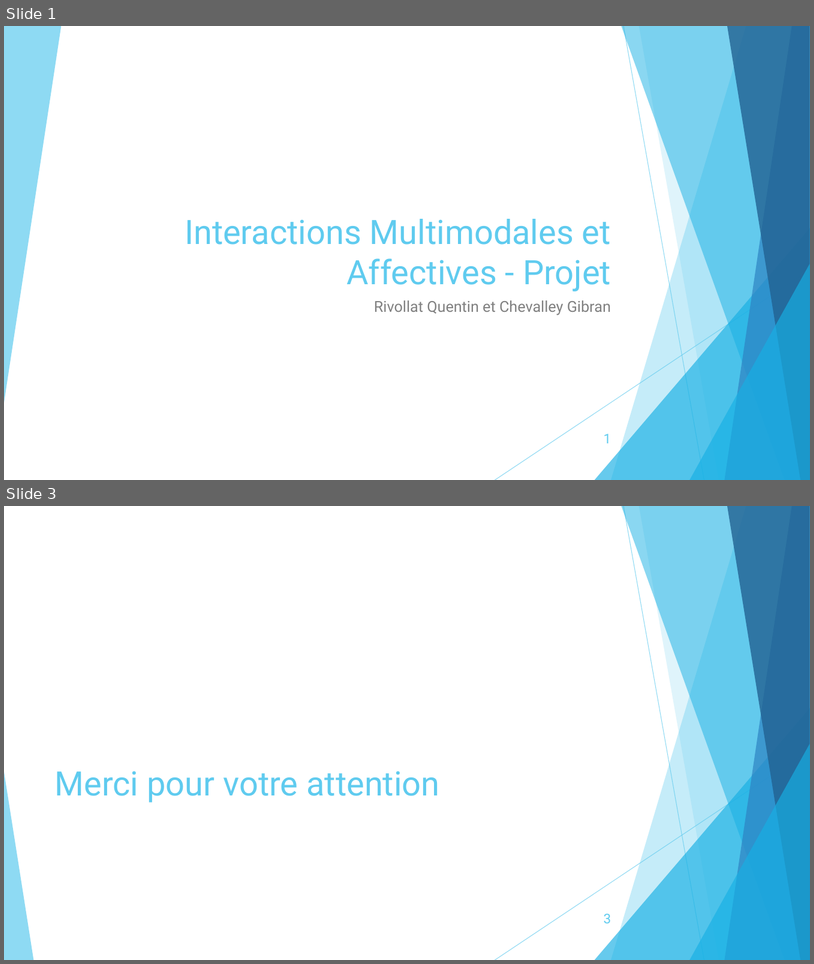
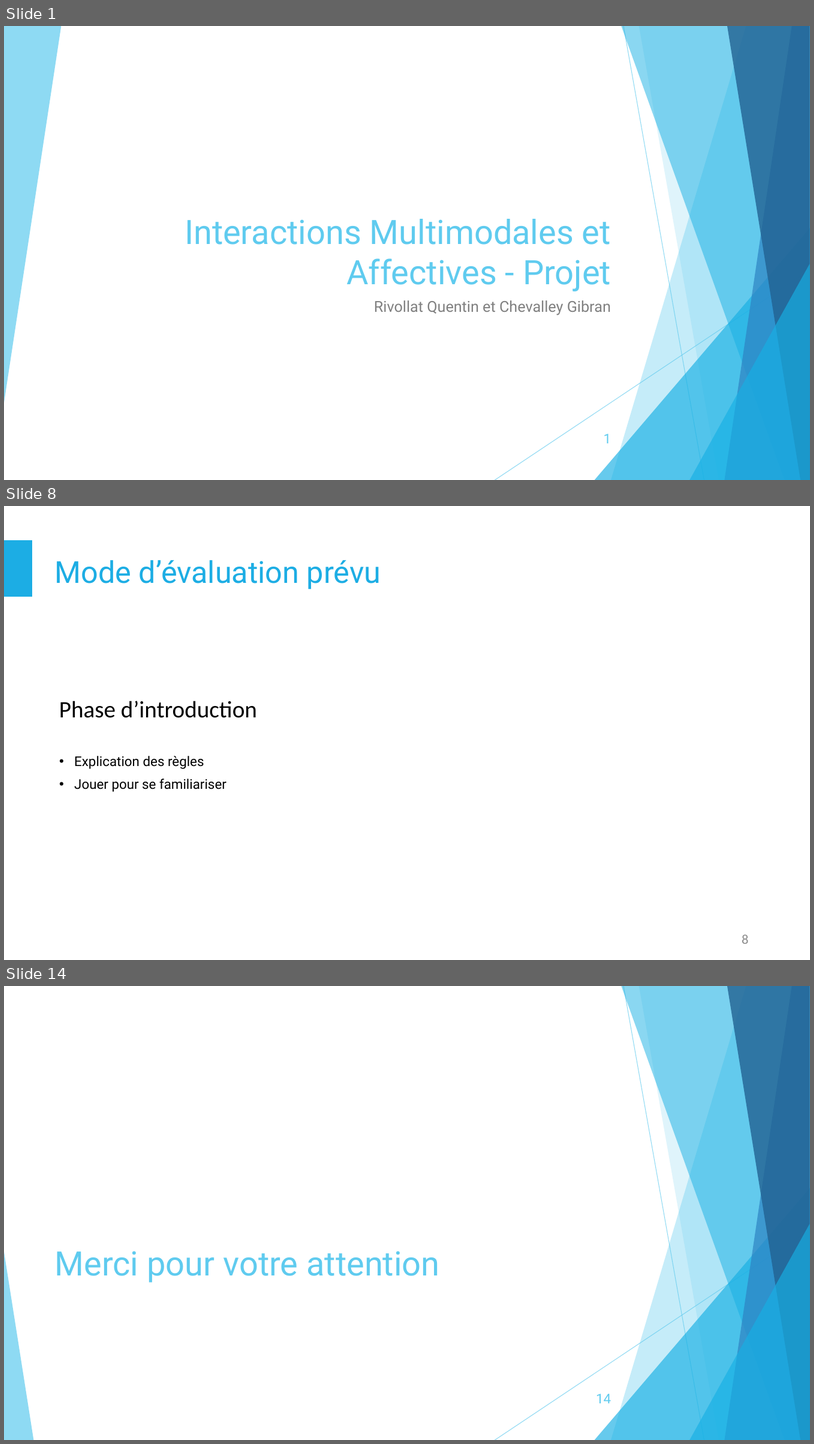
Before and after one commit to LunarX/ProjectTime, a slide deck: Documents/Presentation_final_1.pptx. Shown one above the other, each under a label of ours: slides 1 and 3 before the commit, slides 1, 8 and 14 after it; the slides between them are not shown. The pictures are 814x964 and 814x1444 pixels, drawn with LibreOffice and Linux fonts; fonts in the diff are those of the drawing. Boxes give left, top, right and bottom in pixels: in the first picture for what was removed or moved away, otherwise in the second. Text is boxed around its words. In the diff, an @@ line names an element or a change of style, - is before the commit and + after.

```diff
--- a/Documents/Presentation_final_1.pptx
+++ b/Documents/Presentation_final_1.pptx
@@ slide 8 added at (4,506,810,960), background #FFFFFF @@
@@ rectangle added at (4,540,32,596), fill #1CADE4, outline #1CADE4 1 pt @@
@@ title added at (55,560,381,589), 36 pt, text #1CADE4 @@
+Mode d’évaluation prévu
@@ text added at (59,700,257,718), 28 pt, text #000000 @@
+Phase d’introduction
@@ text added at (74,756,227,792), 16 pt, text #000000 @@
+• Explication des règles
+• Jouer pour se familiariser
@@ page number added at (742,934,749,943), 16 pt, text #8C8C8C @@
+8
@@ what was slide 3 is now slide 14 @@
@@ page number at (596,1393,611,1403): text changed @@
-3
+14
```
Also in this commit, not shown: 11 other slides added, 1 slide removed.
